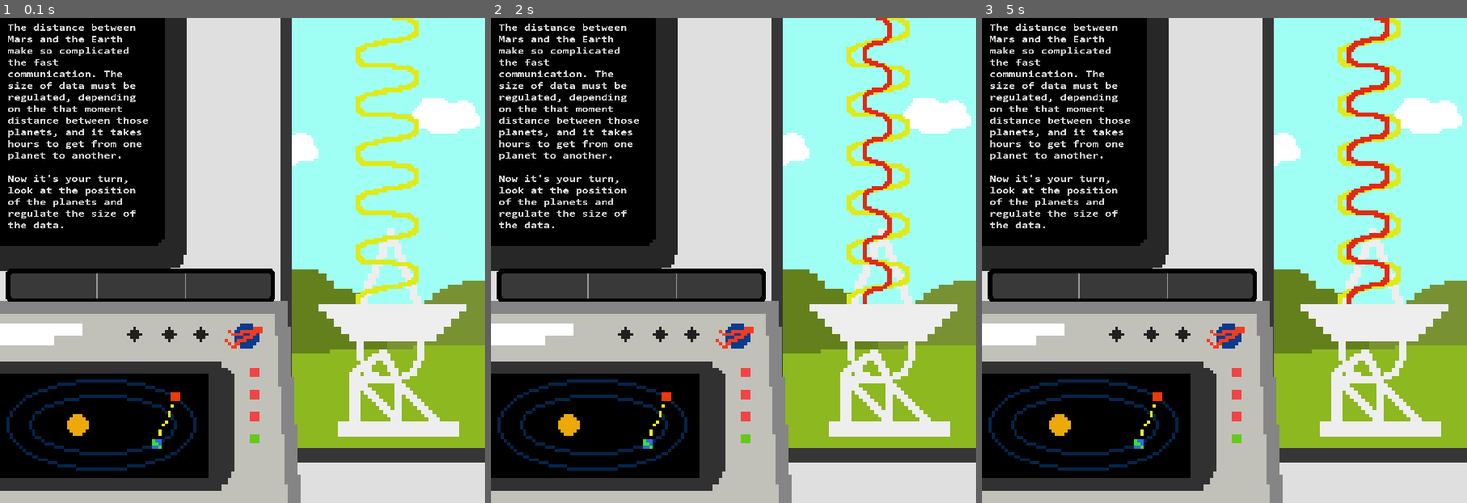
Above: before the commit, frames 1-3 (left to right).
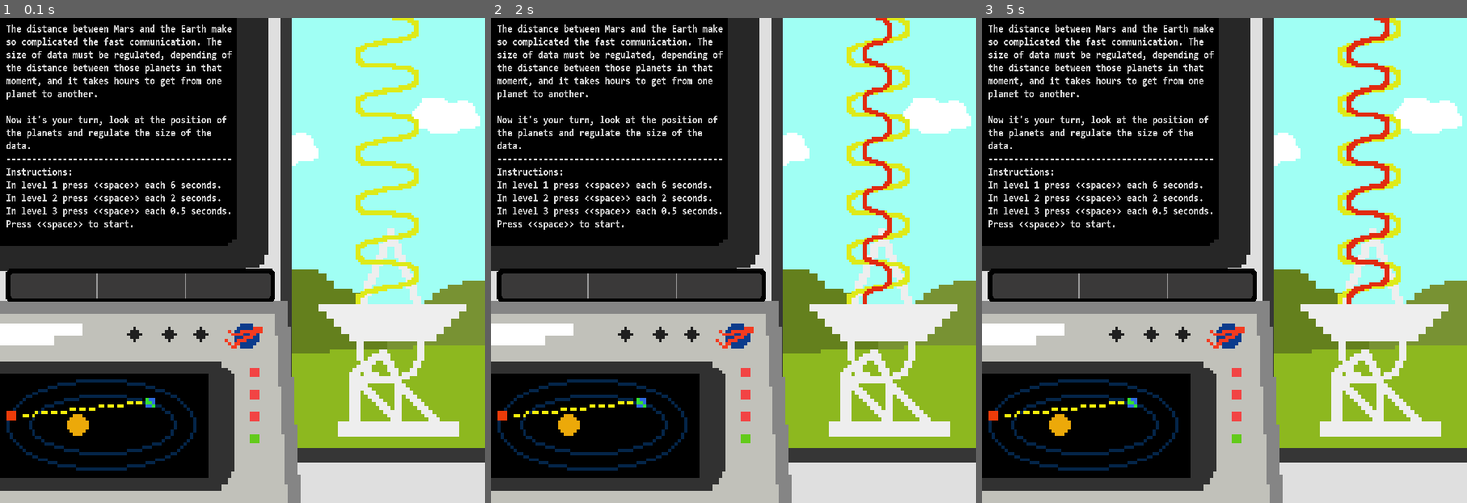
Above: after the commit, the same moments.

Repository: Elizabeth-mqz-gmz/MARS-Pitz_CanYouHearMeNow-
Game: pygame game, started from antenna.py
Same seed, same stepped clock (60 frames per second), same inputs: the game is played once before the commit and once after it.
Inputs:
- Up to frame 1 (0.1 s): no input
- Up to frame 2 (2 s): tap Space at 0.33, 1.67 s
- Up to frame 3 (5 s): tap Space at 4.63 s

The runs differ from the first frame. In frame 1, 15% of the frame differs, in the area x 1-56%, y 0-89%; in frame 2, 15%; in frame 3, 15%.

Commit message:
Fix: paragraph

Diff:
--- a/antenna.py
+++ b/antenna.py
@@ -35,8 +35,8 @@
 wndImg = pg.transform.scale(wndImg, (300, 600))
 walImg = pg.transform.scale(walImg, (300, 600))
 wvsImg = pg.transform.scale(wvsImg, (531, 1062))
-srnImg = pg.transform.scale(srnImg, (250, 500))
-prgImg = pg.transform.scale(prgImg, (200, 270))
+srnImg = pg.transform.scale(srnImg, (360, 500))
+prgImg = pg.transform.scale(prgImg, (300, 270))
 cldImg = pg.transform.scale(cldImg, (100, 100))
 barImg = pg.transform.scale(barImg, (333, 625))
 winImg = pg.transform.scale(winImg, (384, 96))
@@ -86,7 +86,7 @@
 # Display the specific image pattern of each level, and return the level's range
 def SelectLevel(level):
     if level == 0:
-        screen.blit(sunImg, (0,380),(250,250,250,250))
+        screen.blit(sunImg, (0,380),(0,250,250,250))
         screen.blit(wvsImg, (390,0),(0,0,177,354))
         range = [limits[0], limits[1]]
     elif level == 1:
@@ -94,7 +94,7 @@
         screen.blit(wvsImg, (390,0),(177,708,177,354))
         range = [limits[2],limits[3]]
     else:
-        screen.blit(sunImg, (0,380),(0,250,250,250))
+        screen.blit(sunImg, (0,380),(250,250,250,250))
         screen.blit(wvsImg, (390,0),(177,354,177,354))
         range = [limits[4], limits[5]]
     pg.display.update()
Binary file changed: Media/Antenna/Paragraph.png
